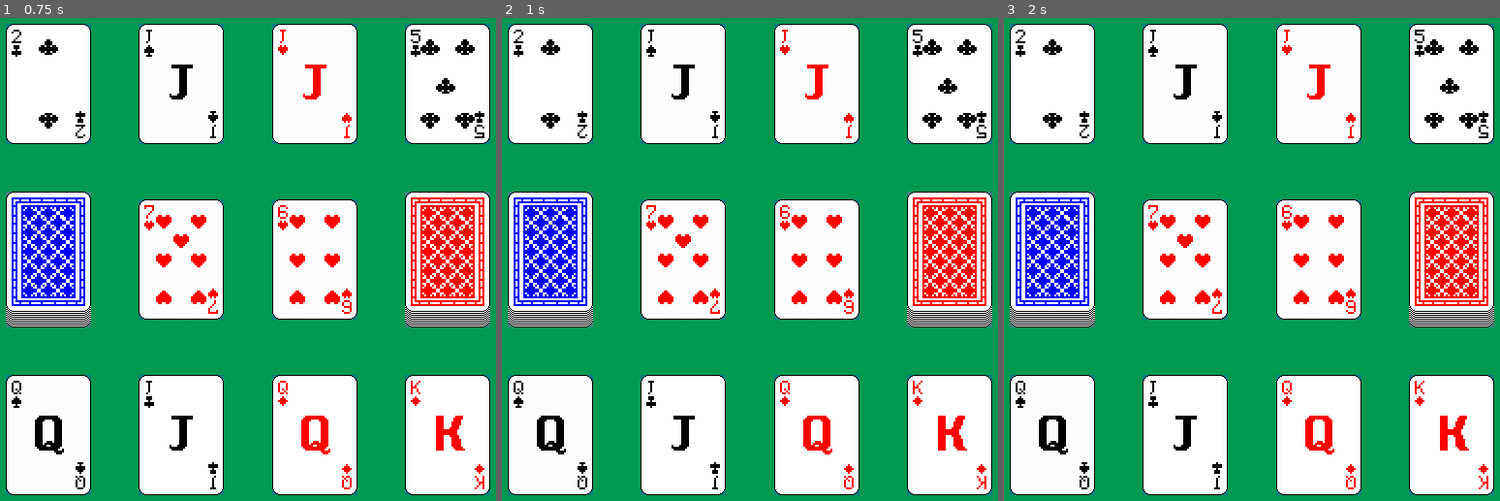
Above: before the commit, frames 1-3 (left to right).
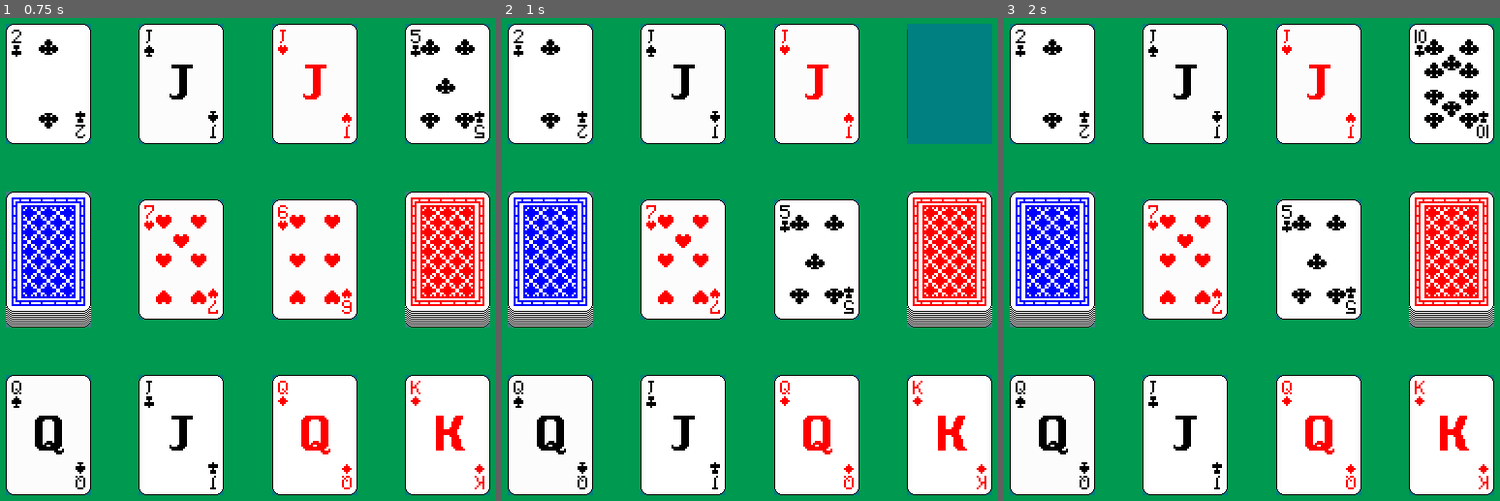
Above: after the commit, the same moments.

Repository: batako/Speed-on-Godot
Game: Godot game, scene res://main.tscn
Same seed, same stepped clock (60 frames per second), same inputs: the game is played once before the commit and once after it.
Inputs (mouse positions are in pixels of both pictures, inside the frame that each line leads up to):
- Up to frame 1 (0.75 s): tap Enter at 0.5 s; move the mouse to (183, 259) at 0.52 s; click (183, 259) at 0.67 s
- Up to frame 2 (1 s): no input
- Up to frame 3 (2 s): tap Space at 1.25 s; move the mouse to (1316, 259) at 1.27 s; click (1316, 259) at 1.42 s

Frame 1 is identical in both runs. In frame 2, 5.0% of the frame differs, in the area x 56-99%, y 1-62%; in frame 3, 1.3%.

Commit message:
CPUが場札から台札に出して手札を補充できるように

Diff:
--- /dev/null
+++ b/components/cpu_component.gd
@@ -0,0 +1,39 @@
+class_name CPUComponent
+extends Node
+
+@export var interval_seconds: float = 1
+
+@export var GameManager: Node
+@export var EnemyDeckSlot: Node
+@export var EnemyFieldHandSlot1: Node
+@export var EnemyFieldHandSlot2: Node
+@export var EnemyFieldHandSlot3: Node
+@export var EnemyFieldHandSlot4: Node
+@export var LeadSlot1: Node
+@export var LeadSlot2: Node
+
+var timer: float = 0
+var slots: Array[Node] = []
+
+func _ready() -> void:
+	slots = [
+		EnemyFieldHandSlot1,
+		EnemyFieldHandSlot2,
+		EnemyFieldHandSlot3,
+		EnemyFieldHandSlot4,
+	]
+
+func _process(delta: float) -> void:
+	timer += delta
+
+	if timer >= interval_seconds:
+		_execute_function()
+		timer = 0.0
+
+func _execute_function() -> void:
+	for slot in slots:
+		var card = slot.get_child(0)
+		if card:
+			GameManager._selected_card(card, true)
+		else:
+			GameManager._draw_enemy_card()
--- a/main.tscn
+++ b/main.tscn
@@ -1,8 +1,9 @@
-[gd_scene load_steps=4 format=3 uid="uid://8xvl5u4lnkyv"]
+[gd_scene load_steps=5 format=3 uid="uid://8xvl5u4lnkyv"]
 
+[ext_resource type="Script" path="res://components/cpu_component.gd" id="3_p4jsp"]
 [ext_resource type="Texture2D" uid="uid://2rulcwbn2dek" path="res://assets/images/cards/Clubs-88x124.png" id="3_vbuhv"]
 [ext_resource type="PackedScene" uid="uid://d1kvtgj8cns7a" path="res://scenes/card/card.tscn" id="4_h3vpj"]
-[ext_resource type="Script" path="res://components/game_manager.gd" id="5_auip6"]
+[ext_resource type="Script" path="res://scripts/game_manager.gd" id="5_auip6"]
 
 [node name="Main" type="Node2D"]
 
@@ -24,6 +25,17 @@
 LeadSlot2 = NodePath("../CardSlots/LeadSlot2")
 
 [node name="CardRootNode" type="Node" parent="."]
+
+[node name="CPUComponent" type="Node" parent="." node_paths=PackedStringArray("GameManager", "EnemyDeckSlot", "EnemyFieldHandSlot1", "EnemyFieldHandSlot2", "EnemyFieldHandSlot3", "EnemyFieldHandSlot4", "LeadSlot1", "LeadSlot2")]
+script = ExtResource("3_p4jsp")
+GameManager = NodePath("../GameManager")
+EnemyDeckSlot = NodePath("../CardSlots/Enemy/EnemyDeckSlot")
+EnemyFieldHandSlot1 = NodePath("../CardSlots/Enemy/EnemyFieldHandSlot1")
+EnemyFieldHandSlot2 = NodePath("../CardSlots/Enemy/EnemyFieldHandSlot2")
+EnemyFieldHandSlot3 = NodePath("../CardSlots/Enemy/EnemyFieldHandSlot3")
+EnemyFieldHandSlot4 = NodePath("../CardSlots/Enemy/EnemyFieldHandSlot4")
+LeadSlot1 = NodePath("../CardSlots/LeadSlot1")
+LeadSlot2 = NodePath("../CardSlots/LeadSlot2")
 
 [node name="CardSlots" type="Node" parent="."]
 
--- a/components/game_manager.gd
+++ b/scripts/game_manager.gd
@@ -42,12 +42,12 @@
 	draw_card("enemy")
 
 
-func _selected_card(node: Area2D) -> void:
+func _selected_card(node: Area2D, is_cpu: bool = false) -> void:
 	if !allow_lead_card:
 		print("カードを出せません。")
 		return
 
-	if node.owner_type != node.OwnerType.PLAYER:
+	if !is_cpu and node.owner_type != node.OwnerType.PLAYER:
 		print("プレイヤーのカードではありません。")
 		return
 
